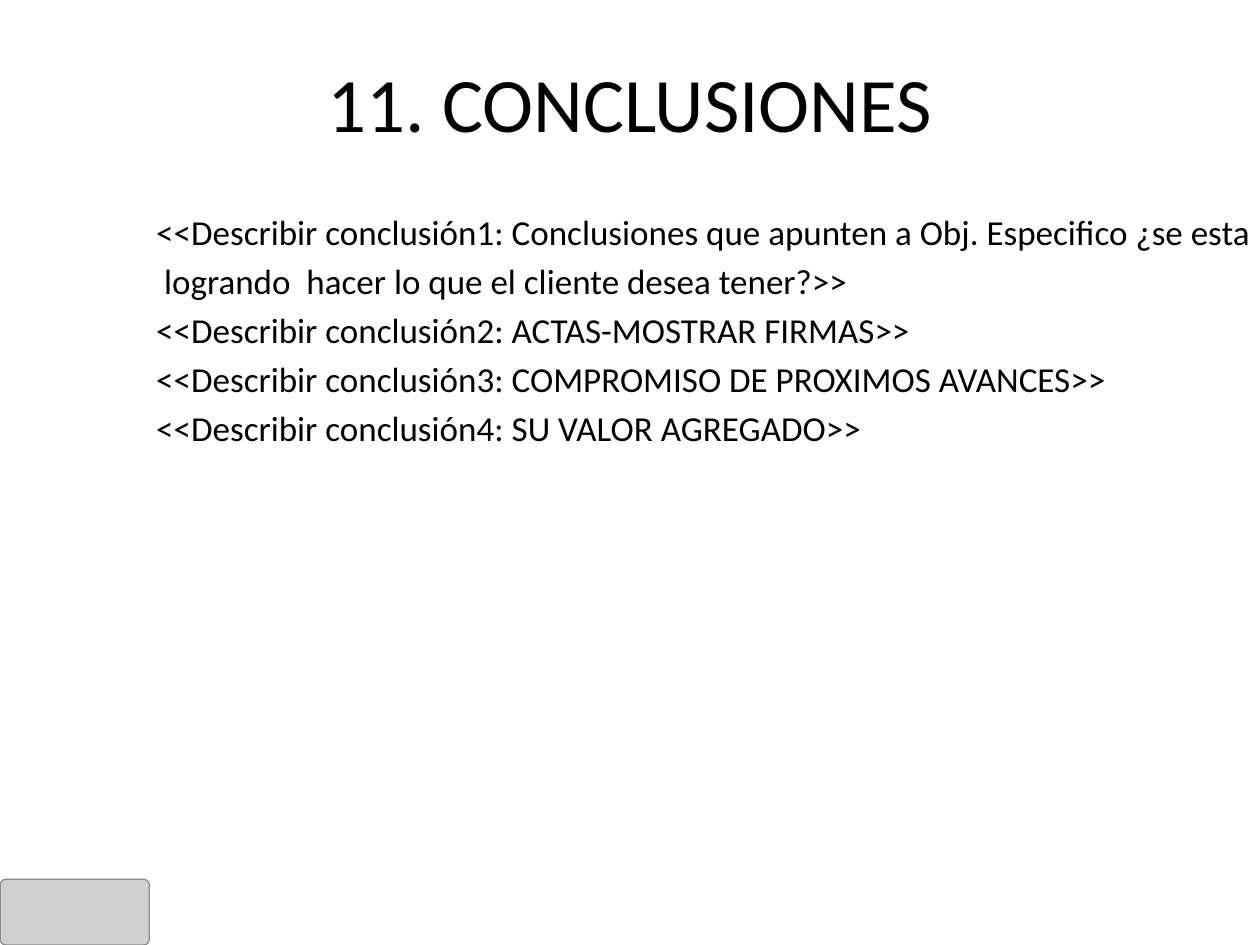
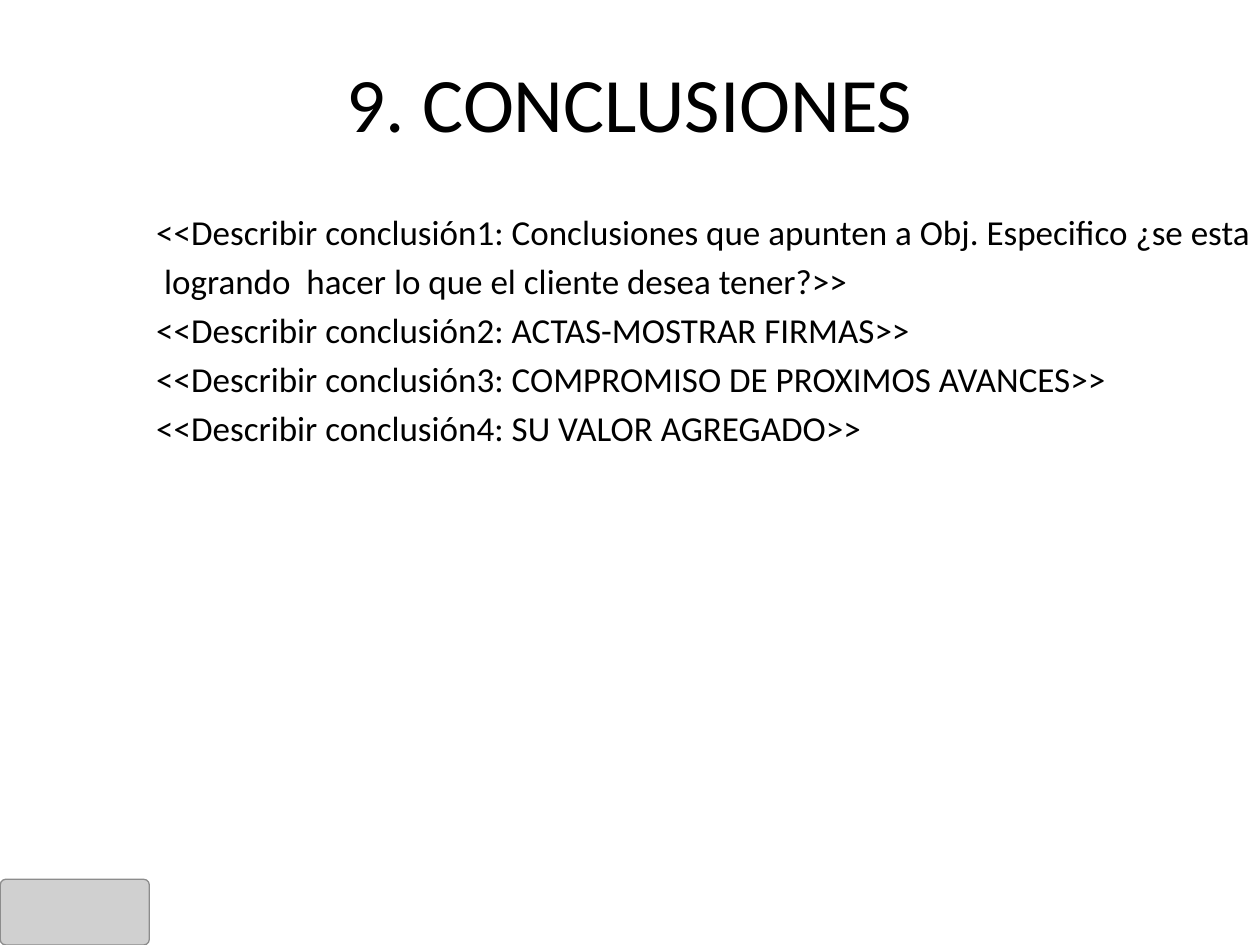
Before and after one commit to cms/proyecto-fya, a slide deck: slide 12 of Presentación Sem 7 - 2011.2/Presentación Final v1.0.pptx (slide 13 before the commit). Drawn at 1260x945 pixels with LibreOffice and Linux fonts; fonts in the diff are those of the drawing; grey boxes stand for pictures; background and template pictures are left out. Boxes give left, top, right and bottom in pixels: in the first picture for what was removed or moved away, otherwise in the second. Text is boxed around its words. In the diff, an @@ line names an element or a change of style, - is before the commit and + after.

```diff
--- a/Presentación Sem 7 - 2011.2/Presentación Final v1.0.pptx
+++ b/Presentación Sem 7 - 2011.2/Presentación Final v1.0.pptx
@@ title at [347,82,913,133]: text changed @@
-11. CONCLUSIONES
+9. CONCLUSIONES
```
Also in this commit, not shown: 2 other slides changed, 1 slide added, 2 slides removed.
